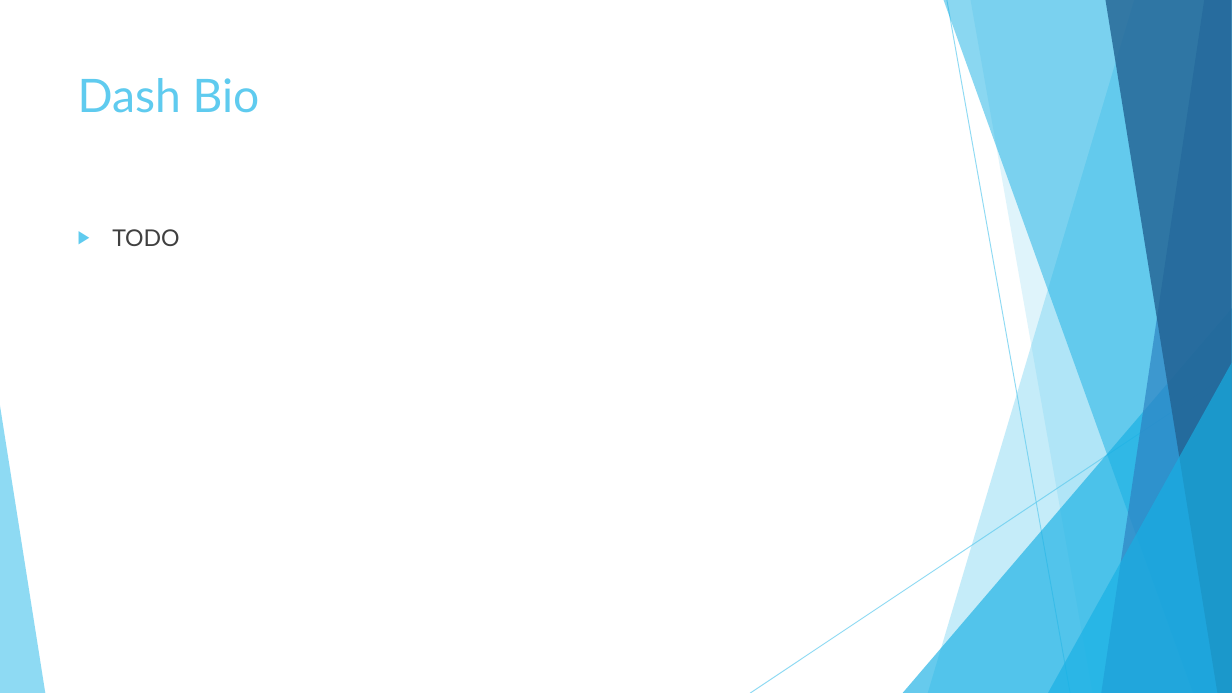
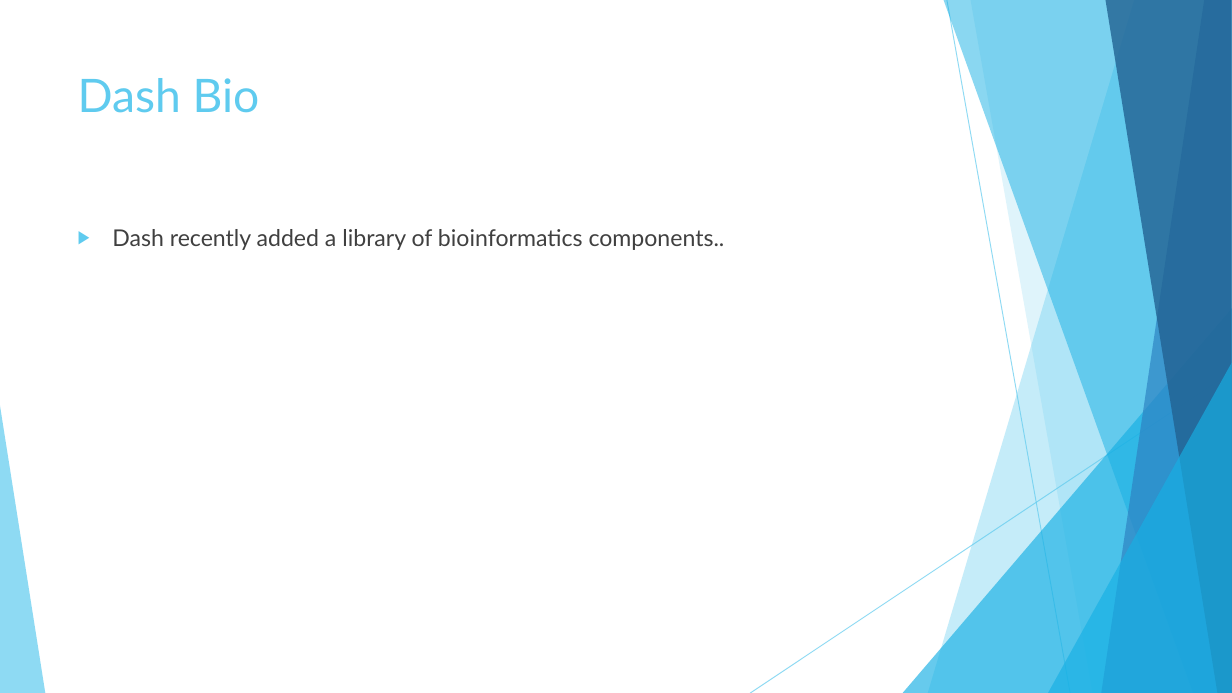
Before and after one commit to BradburyThompson/dash, a slide deck: slide 30 of Amgen_Dash_Slides.pptx (slide 28 before the commit). Drawn at 1232x693 pixels with LibreOffice and Linux fonts; fonts in the diff are those of the drawing. Boxes give left, top, right and bottom in pixels: in the first picture for what was removed or moved away, otherwise in the second. Text is boxed around its words. In the diff, an @@ line names an element or a change of style, - is before the commit and + after.

```diff
--- a/Amgen_Dash_Slides.pptx
+++ b/Amgen_Dash_Slides.pptx
@@ text at (x1=112, y1=229, x2=725, y2=250): text changed @@
-▶ TODO
+▶ Dash recently added a library of bioinformatics components..
```
Also in this commit, not shown: 9 other slides changed, 4 slides added.
